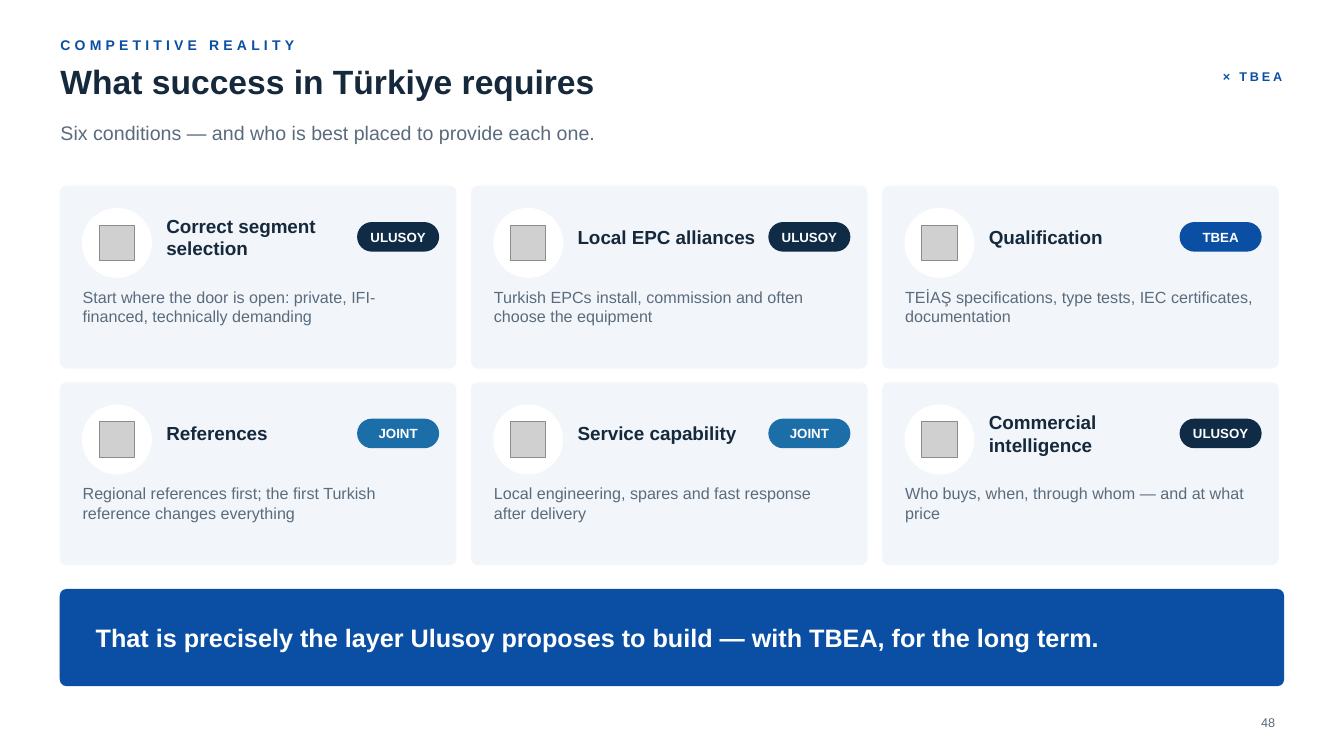
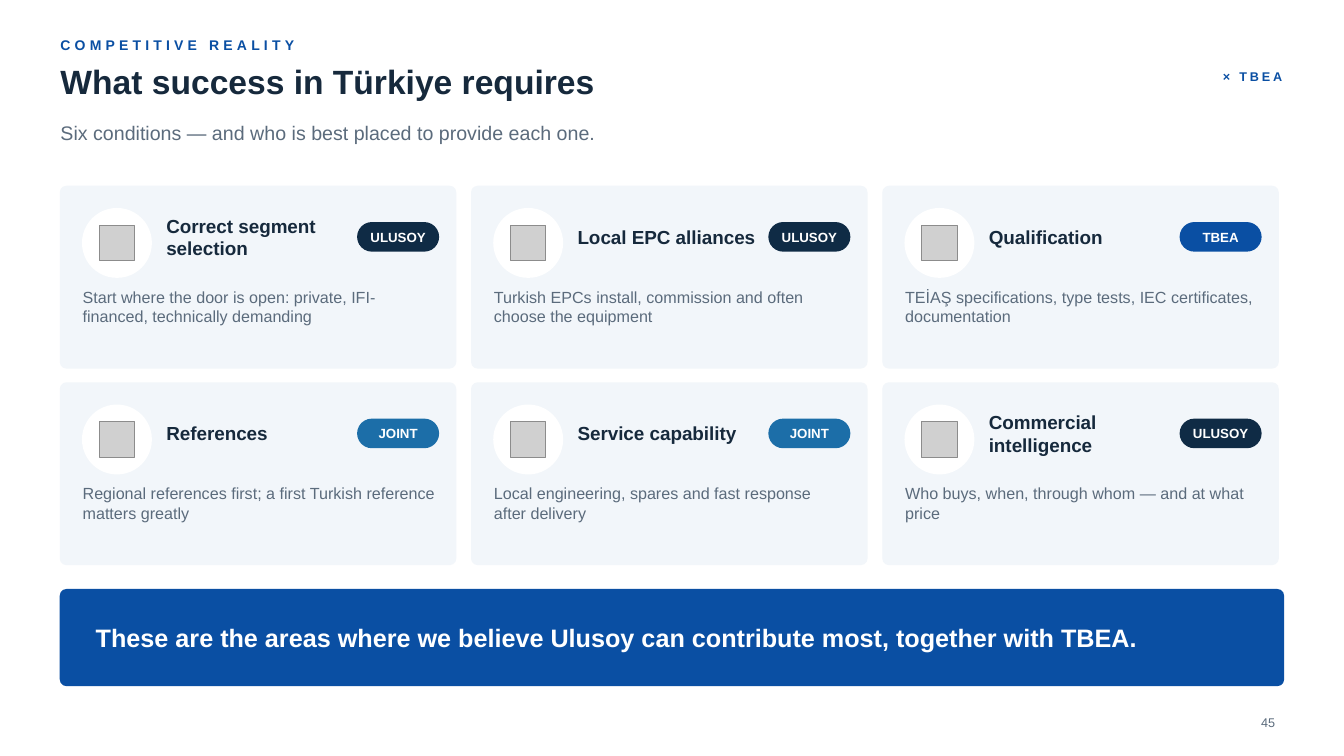
Before and after one commit to taimoorRazi/MultiTransformer, a slide deck: slide 45 of TBEA_HQ_Partnership_v2/Ulusoy - TBEA Partnership.pptx (slide 48 before the commit). Drawn at 1344x756 pixels with LibreOffice and Linux fonts; fonts in the diff are those of the drawing; grey boxes stand for pictures; background and template pictures are left out. Boxes give left, top, right and bottom in pixels: in the first picture for what was removed or moved away, otherwise in the second. Text is boxed around its words. In the diff, an @@ line names an element or a change of style, - is before the commit and + after.

```diff
--- a/TBEA_HQ_Partnership_v2/Ulusoy - TBEA Partnership.pptx
+++ b/TBEA_HQ_Partnership_v2/Ulusoy - TBEA Partnership.pptx
@@ text at (83,487,435,523): text changed @@
-Regional references first; the first Turkish reference changes everything
+Regional references first; a first Turkish reference matters greatly
@@ text at (96,628,1137,653): text changed @@
-That is precisely the layer Ulusoy proposes to build — with TBEA, for the long term.
+These are the areas where we believe Ulusoy can contribute most, together with TBEA.
@@ page number at (1261,718,1275,727): text changed @@
-48
+45
```
Also in this commit, not shown: 25 other slides changed, 1 slide added, 5 slides removed, 17 other files.
